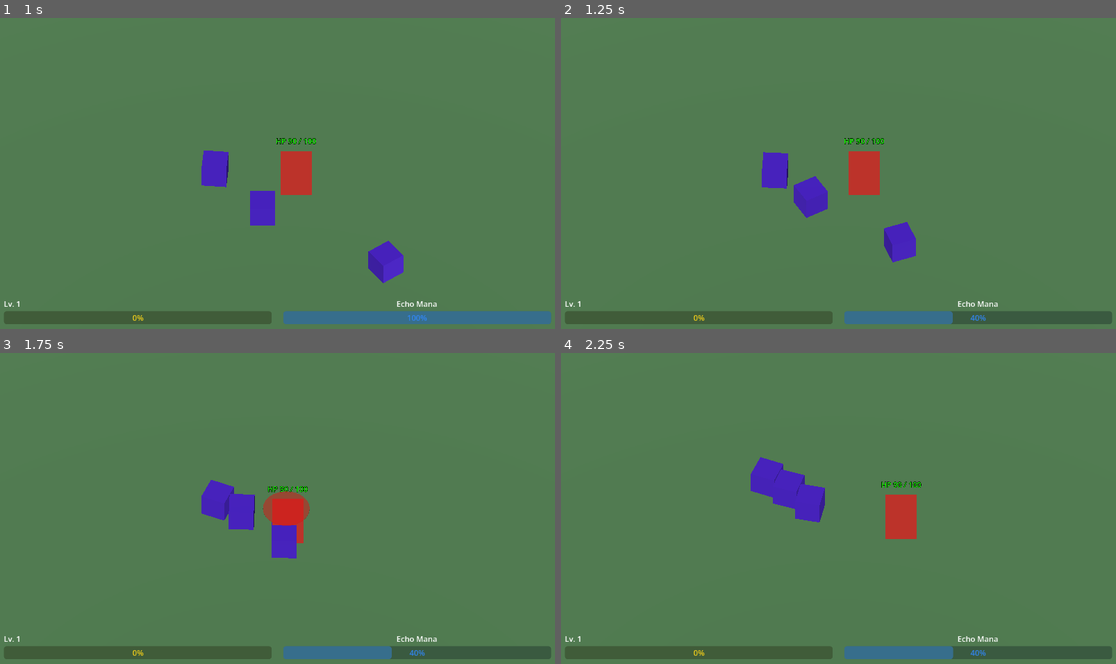
Above: before the commit, frames 1-4 (two rows, left to right).
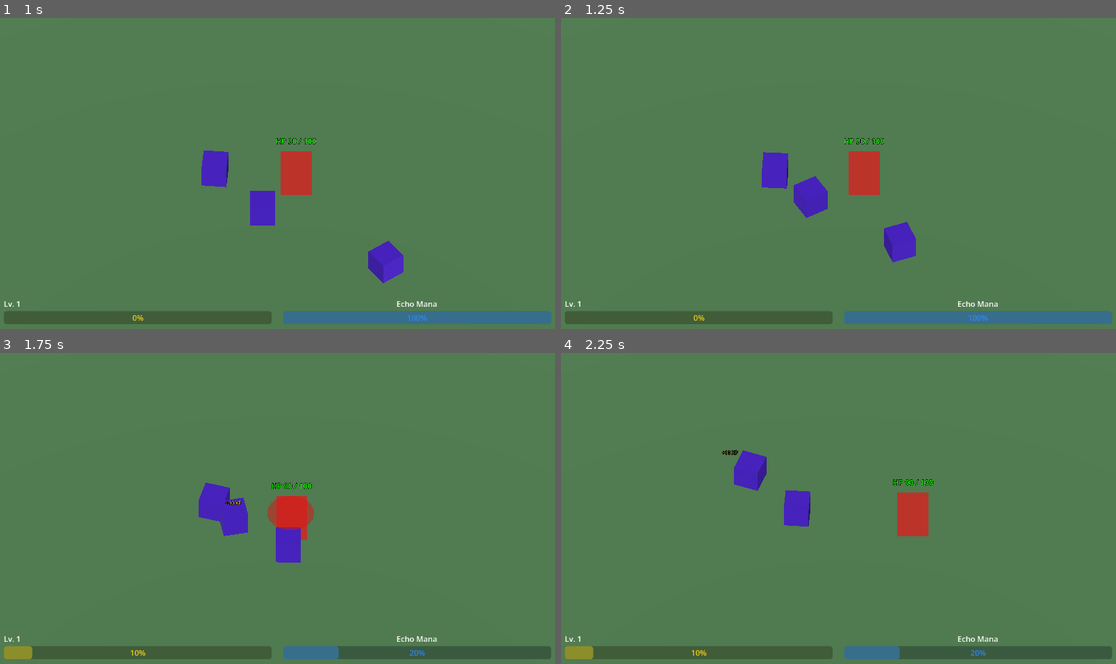
Above: after the commit, the same moments.

Repository: suxrob-1124/arcane-net
Game: Godot game, scene res://scenes/main/Main.tscn
The game is run twice, just before and just after one commit, with the same random seed, the same clock (stepped at 60 frames per second) and the same inputs.
Inputs (mouse positions are in pixels of both pictures, inside the frame that each line leads up to):
- Up to frame 1 (1 s): move the mouse to (399, 157) at 0.52 s; press the mouse at (399, 157) at 0.53 s; hold D (move_right) from 0.53 s (still down)
- Up to frame 2 (1.25 s): keep holding D (move_right)
- Up to frame 3 (1.75 s): move the mouse to (166, 524) at 1.27 s; release D (move_right) at 1.28 s; release the mouse at (166, 524) at 1.28 s; hold S (move_down) from 1.28 s (still down); click (166, 524) at 1.35 s
- Up to frame 4 (2.25 s): move the mouse to (894, 440) at 2.02 s; release S (move_down) at 2.03 s; hold D (move_right) from 2.03 s (still down); hold Space (dash) from 2.03 s (still down)

Frame 1 is identical in both runs. In frame 2, 1.2% of the frame differs, in the area x 70-100%, y 94-99%; in frame 3, 2.0%; in frame 4, 3.2%, in the area x 0-75%, y 31-99%.

Commit message:
refactor(combat): tighten echo action gates and add room_cleared logging
- ShieldAction: add HP_CEILING=0.85 so Shield is skipped at high HP
- DamageSpikeAction: gate on MANA_RESERVE_THRESHOLD=95 and SAFE_HP_THRESHOLD=0.70
  to stop it draining mana that Heal/Shield will need
- EchoCompanion: switch scan_interval export to const TICK_INTERVAL=0.25 (4 Hz)
  and dedupe identical debug ticks via _last_tick_state
- EnemySpawner: track _remaining_enemies explicitly; decrement on EventBus.enemy_died
- EventBus: log room_cleared in DEBUG_LOG to verify emission

Co-Authored-By: Claude Opus 4.7 (1M context) <noreply@anthropic.com>

Diff:
--- a/scripts/core/EventBus.gd
+++ b/scripts/core/EventBus.gd
@@ -43,3 +43,5 @@
 		print("[EventBus] level_up_triggered: lvl=", lvl))
 	game_over.connect(func() -> void:
 		print("[EventBus] game_over"))
+	room_cleared.connect(func(rid: String) -> void:
+		print("[EventBus] room_cleared: ", rid))
--- a/scripts/dungeon_gen/EnemySpawner.gd
+++ b/scripts/dungeon_gen/EnemySpawner.gd
@@ -16,6 +16,8 @@
 var _has_spawned: bool = false
 var _is_spawning: bool = false
 var _spawn_points: Array[Marker3D] = []
+## Decremented via EventBus.enemy_died; emits room_cleared when it reaches zero.
+var _remaining_enemies: int = 0
 var _detection_area: Area3D
 var _door: Door
 
@@ -72,6 +74,7 @@
 		enemy.global_position = point.global_position
 		enemy.add_to_group(&"enemies")
 		active_enemies.append(enemy)
+		_remaining_enemies += 1
 		_spawn_flash(point.global_position)
 		if spawn_delay_max > 0.0:
 			await get_tree().create_timer(randf_range(spawn_delay_min, spawn_delay_max)).timeout
@@ -83,9 +86,10 @@
 
 func _on_enemy_died(enemy: Node3D, _position: Vector3, _xp_reward: int) -> void:
 	active_enemies.erase(enemy)
+	_remaining_enemies = max(0, _remaining_enemies - 1)
 	if _is_spawning:
 		return
-	if active_enemies.is_empty() and not is_cleared:
+	if _remaining_enemies == 0 and not is_cleared:
 		is_cleared = true
 		_door.unlock()
 		all_enemies_defeated.emit()
--- a/scripts/spectator/EchoCompanion.gd
+++ b/scripts/spectator/EchoCompanion.gd
@@ -6,10 +6,11 @@
 extends Node
 
 const DEBUG_LOG: bool = true
+## Scan period in seconds. 4 Hz keeps Echo in sync with Glitch Pup attack cadence (~0.5 s).
+const TICK_INTERVAL: float = 0.25
 
 @onready var mana: ManaComponent = $ManaComponent
 
-@export var scan_interval: float = 0.5
 @export var min_delay: float = 0.5
 @export var max_delay: float = 1.5
 
@@ -18,6 +19,7 @@
 
 var _is_acting: bool = false
 var _aoe_alert_until_ms: int = 0
+var _last_tick_state: Dictionary = {}
 
 ## Emitted right after an action runs. Carries the action's name for UI hooks.
 signal companion_acted(action_name: String)
@@ -29,7 +31,7 @@
 	actions = [HealAction.new(), ShieldAction.new(), DamageSpikeAction.new()]
 	EventBus.enemy_telegraph_started.connect(_on_enemy_telegraph_started)
 	var timer := Timer.new()
-	timer.wait_time = scan_interval
+	timer.wait_time = TICK_INTERVAL
 	timer.one_shot = false
 	timer.timeout.connect(_on_scan)
 	add_child(timer)
@@ -47,20 +49,27 @@
 		return
 	var ctx := _build_context()
 	if DEBUG_LOG:
-		print("[Echo] tick — mana=%.0f hp_ratio=%.2f aoe=%s" % [
-			mana.current_mana,
-			ctx.get("player_hp_ratio", 1.0),
-			str(ctx.get("boss_casting_aoe", false)),
-		])
-		for a in actions:
-			var can: bool = a.can_execute(ctx)
-			var afford: bool = mana.can_spend(a.mana_cost)
-			if can and afford:
-				print("  → WOULD PICK: %s (cost=%.0f)" % [a.action_name, a.mana_cost])
-			else:
-				var reason: String = "can_execute=false" if not can \
-					else "not enough mana (need %.0f have %.0f)" % [a.mana_cost, mana.current_mana]
-				print("  · SKIP %s: %s" % [a.action_name, reason])
+		var tick_state: Dictionary = {
+			"mana": int(mana.current_mana),
+			"hp": "%.2f" % ctx.get("player_hp_ratio", 1.0),
+			"aoe": ctx.get("boss_casting_aoe", false),
+		}
+		if tick_state != _last_tick_state:
+			_last_tick_state = tick_state
+			print("[Echo] tick — mana=%.0f hp_ratio=%.2f aoe=%s" % [
+				mana.current_mana,
+				ctx.get("player_hp_ratio", 1.0),
+				str(ctx.get("boss_casting_aoe", false)),
+			])
+			for a in actions:
+				var can: bool = a.can_execute(ctx)
+				var afford: bool = mana.can_spend(a.mana_cost)
+				if can and afford:
+					print("  → WOULD PICK: %s (cost=%.0f)" % [a.action_name, a.mana_cost])
+				else:
+					var reason: String = "can_execute=false" if not can \
+						else "not enough mana (need %.0f have %.0f)" % [a.mana_cost, mana.current_mana]
+					print("  · SKIP %s: %s" % [a.action_name, reason])
 	var action := _pick_action(ctx)
 	if action != null:
 		_perform(action, ctx)
@@ -91,6 +100,7 @@
 		"boss_casting_aoe": Time.get_ticks_msec() < _aoe_alert_until_ms,
 		"highest_hp_enemy_ratio": highest_hp_ratio,
 		"highest_hp_enemy": highest_hp_enemy,
+		"current_mana": mana.current_mana,
 	}
 
 
--- a/scripts/spectator/actions/DamageSpikeAction.gd
+++ b/scripts/spectator/actions/DamageSpikeAction.gd
@@ -1,5 +1,12 @@
+## DamageSpike is a luxury action — only fires when the player is safe AND Echo has a full mana
+## reserve. Prevents it from draining mana that Heal/Shield may urgently need.
 class_name DamageSpikeAction
 extends SpectatorAction
+
+## Mana threshold below which DamageSpike is suppressed; ensures Heal (40) + Shield (60) can still fire.
+const MANA_RESERVE_THRESHOLD: float = 95.0
+## HP ratio below which DamageSpike is suppressed; below 70% a drop to Heal range is too likely.
+const SAFE_HP_THRESHOLD: float = 0.70
 
 
 func _init() -> void:
@@ -7,8 +14,11 @@
 	mana_cost = 80.0
 
 
+## Returns true only when the player is safe, Echo has near-full mana, and a high-HP enemy exists.
 func can_execute(ctx: Dictionary) -> bool:
-	return ctx.get("highest_hp_enemy_ratio", 0.0) > 0.80
+	return ctx.get("highest_hp_enemy_ratio", 0.0) > 0.80 \
+		and ctx.get("player_hp_ratio", 1.0) >= SAFE_HP_THRESHOLD \
+		and ctx.get("current_mana", 0.0) >= MANA_RESERVE_THRESHOLD
 
 
 func execute(ctx: Dictionary) -> void:
--- a/scripts/spectator/actions/ShieldAction.gd
+++ b/scripts/spectator/actions/ShieldAction.gd
@@ -7,6 +7,8 @@
 const SHIELD_DURATION: float = 1.5
 ## HP ratio below which Shield is suppressed so mana is reserved for HealAction.
 const HP_FLOOR: float = 0.50
+## HP ratio above which Shield is skipped — player has enough buffer, save mana for later.
+const HP_CEILING: float = 0.85
 
 
 func _init() -> void:
@@ -14,11 +16,13 @@
 	mana_cost = 60.0
 
 
-## Returns true while boss_casting_aoe is active and HP is above HP_FLOOR.
-## Suppressed at low HP so mana stays available for HealAction.
+## Returns true while boss_casting_aoe is active and HP is in [HP_FLOOR, HP_CEILING].
+## Outside this window Shield either wastes mana (high HP) or competes with Heal (low HP).
 func can_execute(ctx: Dictionary) -> bool:
+	var hp: float = ctx.get("player_hp_ratio", 1.0)
 	return ctx.get("boss_casting_aoe", false) \
-		and ctx.get("player_hp_ratio", 1.0) >= HP_FLOOR
+		and hp >= HP_FLOOR \
+		and hp <= HP_CEILING
 
 
 ## Applies invulnerability to the player for SHIELD_DURATION seconds via add_invuln_source.
--- a/tests/test_echo_companion.gd
+++ b/tests/test_echo_companion.gd
@@ -79,6 +79,18 @@
 	assert_eq(action.action_name, &"shield", "ShieldAction must win when Heal is inactive")
 
 
+func test_scan_timer_uses_tick_interval() -> void:
+	var echo := _make_echo()
+	var timer: Timer = null
+	for child in echo.get_children():
+		if child is Timer:
+			timer = child as Timer
+			break
+	assert_not_null(timer, "EchoCompanion must create a Timer child in _ready()")
+	assert_almost_eq(timer.wait_time, EchoCompanion.TICK_INTERVAL, 0.001,
+		"Timer wait_time must equal TICK_INTERVAL (0.25 s)")
+
+
 func test_inactive_when_too_many_humans() -> void:
 	SpectatorState.human_spectator_count = 3
 	var echo := _make_echo()
--- /dev/null
+++ b/tests/test_echo_damage_spike_action.gd
@@ -0,0 +1,61 @@
+extends GutTest
+
+
+func _make_ctx(hp_ratio: float, mana: float, enemy_ratio: float = 0.90) -> Dictionary:
+	return {
+		"player": null,
+		"player_hp_ratio": hp_ratio,
+		"boss_casting_aoe": false,
+		"highest_hp_enemy_ratio": enemy_ratio,
+		"highest_hp_enemy": null,
+		"current_mana": mana,
+	}
+
+
+func test_damage_spike_fires_when_safe_and_full() -> void:
+	var action := DamageSpikeAction.new()
+	var ctx := _make_ctx(1.0, 100.0, 0.90)
+	assert_true(action.can_execute(ctx),
+		"DamageSpike must fire when HP is safe (1.0) and mana is full (100)")
+
+
+func test_damage_spike_at_boundary() -> void:
+	var action := DamageSpikeAction.new()
+	var ctx := _make_ctx(DamageSpikeAction.SAFE_HP_THRESHOLD, DamageSpikeAction.MANA_RESERVE_THRESHOLD)
+	assert_true(action.can_execute(ctx),
+		"DamageSpike must fire at exactly the boundary values (inclusive)")
+
+
+func test_damage_spike_requires_full_mana() -> void:
+	var action := DamageSpikeAction.new()
+	var ctx := _make_ctx(1.0, 80.0)
+	assert_false(action.can_execute(ctx),
+		"DamageSpike must not fire when mana (80) is below MANA_RESERVE_THRESHOLD (95)")
+
+
+func test_damage_spike_requires_safe_hp() -> void:
+	var action := DamageSpikeAction.new()
+	var ctx := _make_ctx(0.60, 100.0)
+	assert_false(action.can_execute(ctx),
+		"DamageSpike must not fire when HP (0.60) is below SAFE_HP_THRESHOLD (0.70)")
+
+
+func test_damage_spike_requires_enemy_present() -> void:
+	var action := DamageSpikeAction.new()
+	var ctx := _make_ctx(1.0, 100.0, 0.0)
+	assert_false(action.can_execute(ctx),
+		"DamageSpike must not fire when no enemy has HP ratio above 0.80")
+
+
+func test_damage_spike_blocked_when_mana_just_below_threshold() -> void:
+	var action := DamageSpikeAction.new()
+	var ctx := _make_ctx(1.0, DamageSpikeAction.MANA_RESERVE_THRESHOLD - 1.0)
+	assert_false(action.can_execute(ctx),
+		"DamageSpike must not fire at mana one unit below threshold")
+
+
+func test_damage_spike_blocked_when_hp_just_below_threshold() -> void:
+	var action := DamageSpikeAction.new()
+	var ctx := _make_ctx(DamageSpikeAction.SAFE_HP_THRESHOLD - 0.01, 100.0)
+	assert_false(action.can_execute(ctx),
+		"DamageSpike must not fire at HP just below SAFE_HP_THRESHOLD")
--- a/tests/test_echo_shield_action.gd
+++ b/tests/test_echo_shield_action.gd
@@ -24,9 +24,9 @@
 
 func test_shield_action_can_execute_when_aoe_active() -> void:
 	var action: ShieldAction = ShieldAction.new()
-	var ctx: Dictionary = {"player": PlayerMock.new(), "boss_casting_aoe": true}
+	var ctx: Dictionary = {"player": PlayerMock.new(), "boss_casting_aoe": true, "player_hp_ratio": 0.70}
 	assert_true(action.can_execute(ctx),
-		"ShieldAction must execute when boss_casting_aoe is true")
+		"ShieldAction must execute when boss_casting_aoe is true and HP is in [HP_FLOOR, HP_CEILING]")
 
 
 func test_shield_action_cannot_execute_when_no_aoe() -> void:
@@ -108,3 +108,47 @@
 
 	assert_false(mana.can_spend(action.mana_cost),
 		"Must not be able to cast ShieldAction with insufficient mana")
+
+
+func test_shield_blocked_above_ceiling() -> void:
+	var action: ShieldAction = ShieldAction.new()
+	var ctx: Dictionary = {
+		"player": PlayerMock.new(),
+		"boss_casting_aoe": true,
+		"player_hp_ratio": 0.86,
+	}
+	assert_false(action.can_execute(ctx),
+		"ShieldAction must be suppressed above HP_CEILING (0.85) to save mana")
+
+
+func test_shield_at_ceiling_boundary() -> void:
+	var action: ShieldAction = ShieldAction.new()
+	var ctx: Dictionary = {
+		"player": PlayerMock.new(),
+		"boss_casting_aoe": true,
+		"player_hp_ratio": 0.85,
+	}
+	assert_true(action.can_execute(ctx),
+		"ShieldAction must execute at exactly HP_CEILING (inclusive)")
+
+
+func test_shield_at_floor_boundary() -> void:
+	var action: ShieldAction = ShieldAction.new()
+	var ctx: Dictionary = {
+		"player": PlayerMock.new(),
+		"boss_casting_aoe": true,
+		"player_hp_ratio": 0.50,
+	}
+	assert_true(action.can_execute(ctx),
+		"ShieldAction must execute at exactly HP_FLOOR (inclusive)")
+
+
+func test_shield_requires_aoe_flag() -> void:
+	var action: ShieldAction = ShieldAction.new()
+	var ctx: Dictionary = {
+		"player": PlayerMock.new(),
+		"boss_casting_aoe": false,
+		"player_hp_ratio": 0.70,
+	}
+	assert_false(action.can_execute(ctx),
+		"ShieldAction must not execute without boss_casting_aoe regardless of HP")
--- a/tests/test_spawner_logic.gd
+++ b/tests/test_spawner_logic.gd
@@ -109,6 +109,60 @@
 		assert_eq(spawner.active_enemies.size(), c["expected"],
 			"base=%d tier=%d pc=%d → expected %d enemies" % [c["base"], c["tier"], c["pc"], c["expected"]])
 
+func test_room_cleared_emitted_on_last_death() -> void:
+	_spawner.room_data = _make_room_data(1, 1)
+	GameState.player_count = 1
+
+	watch_signals(EventBus)
+	var player: Node3D = _make_player()
+	_spawner._on_body_entered(player)
+
+	assert_eq(_spawner._remaining_enemies, 1, "_remaining_enemies must be 1 after spawning 1 enemy")
+
+	var enemy: Node3D = _spawner.active_enemies[0]
+	EventBus.enemy_died.emit(enemy, Vector3.ZERO, 0)
+
+	assert_signal_emitted(EventBus, &"room_cleared",
+		"room_cleared must emit after the last enemy dies")
+	assert_eq(_spawner._remaining_enemies, 0, "_remaining_enemies must be 0 after last death")
+
+
+func test_room_cleared_not_emitted_while_alive() -> void:
+	_spawner.room_data = _make_room_data(2, 1)
+	GameState.player_count = 1
+
+	watch_signals(EventBus)
+	var player: Node3D = _make_player()
+	_spawner._on_body_entered(player)
+
+	assert_eq(_spawner._remaining_enemies, 2, "_remaining_enemies must be 2 after spawn")
+
+	var enemy1: Node3D = _spawner.active_enemies[0]
+	EventBus.enemy_died.emit(enemy1, Vector3.ZERO, 0)
+
+	assert_signal_not_emitted(EventBus, &"room_cleared",
+		"room_cleared must NOT emit while one enemy remains")
+	assert_eq(_spawner._remaining_enemies, 1, "_remaining_enemies must be 1 after first death")
+
+
+func test_room_cleared_emitted_once_with_guard() -> void:
+	_spawner.room_data = _make_room_data(1, 1)
+	GameState.player_count = 1
+
+	watch_signals(EventBus)
+	var player: Node3D = _make_player()
+	_spawner._on_body_entered(player)
+
+	var enemy: Node3D = _spawner.active_enemies[0]
+	EventBus.enemy_died.emit(enemy, Vector3.ZERO, 0)
+
+	# Simulate spurious second death event (e.g., double-emit from enemy script)
+	EventBus.enemy_died.emit(enemy, Vector3.ZERO, 0)
+
+	assert_signal_emit_count(EventBus, &"room_cleared", 1,
+		"room_cleared must emit exactly once even on duplicate enemy_died")
+
+
 func test_all_defeated_signal() -> void:
 	_spawner.room_data = _make_room_data(2, 1)
 	GameState.player_count = 1
Not shown, added: tests/test_echo_damage_spike_action.gd.uid
